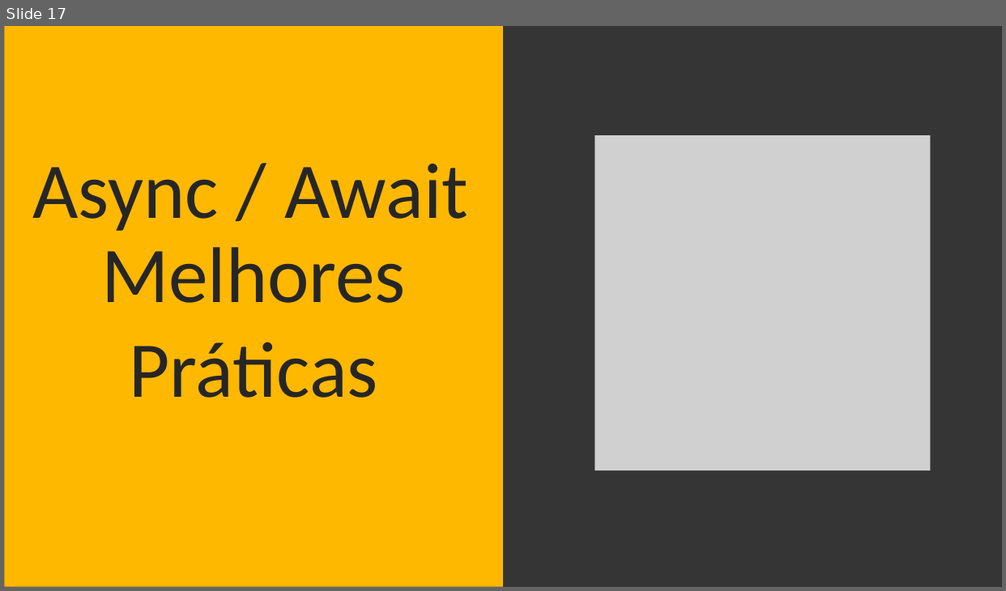
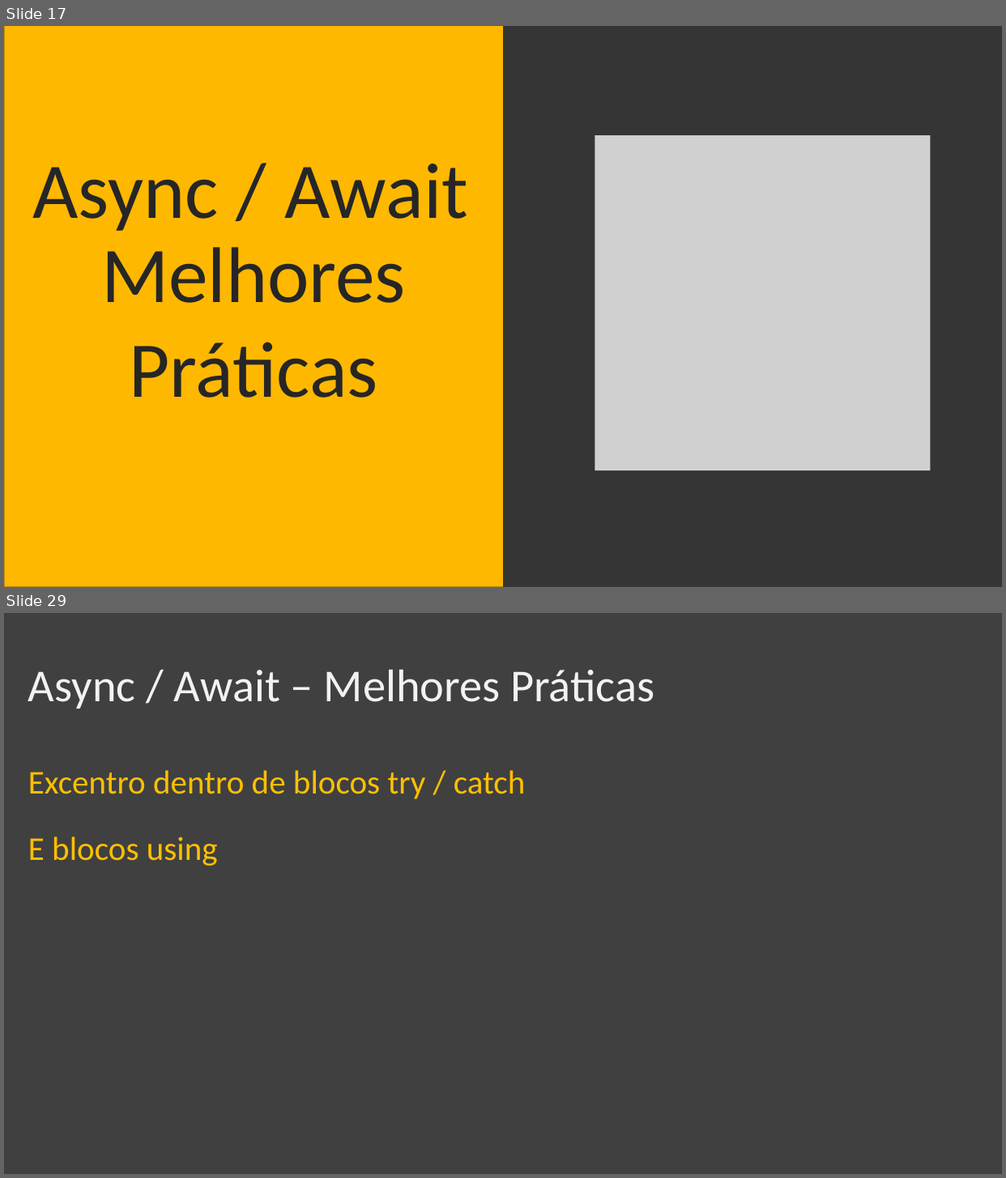
Before and after one commit to sostenes198/.NET-Estudos, a slide deck: AsyncAwait/Apresentacao-Squadra/Apresentacao-Async-Await.pptx. Shown one above the other, each under a label of ours: slide 17 before the commit, slides 17 and 29 after it; the slides between them are not shown. The pictures are 1006x591 and 1006x1178 pixels, drawn with LibreOffice and Linux fonts; fonts in the diff are those of the drawing; grey boxes stand for pictures. Boxes give left, top, right and bottom in pixels: in the first picture for what was removed or moved away, otherwise in the second. Text is boxed around its words. In the diff, an @@ line names an element or a change of style, - is before the commit and + after.

```diff
--- a/AsyncAwait/Apresentacao-Squadra/Apresentacao-Async-Await.pptx
+++ b/AsyncAwait/Apresentacao-Squadra/Apresentacao-Async-Await.pptx
@@ slide 29 added at [4, 613, 1002, 1174], background #404040 @@
@@ text added at [28, 670, 654, 709], 44 pt, text #F2F2F2 @@
+Async / Await – Melhores Práticas
@@ text added at [28, 770, 526, 799], 32 pt, text #FFC000 @@
+Excentro dentro de blocos try / catch
@@ text added at [28, 837, 218, 866], 32 pt, text #FFC000 @@
+E blocos using
```
Also in this commit, not shown: 4 slides changed, 22 other slides added, 1 slide removed, 10 other files.
